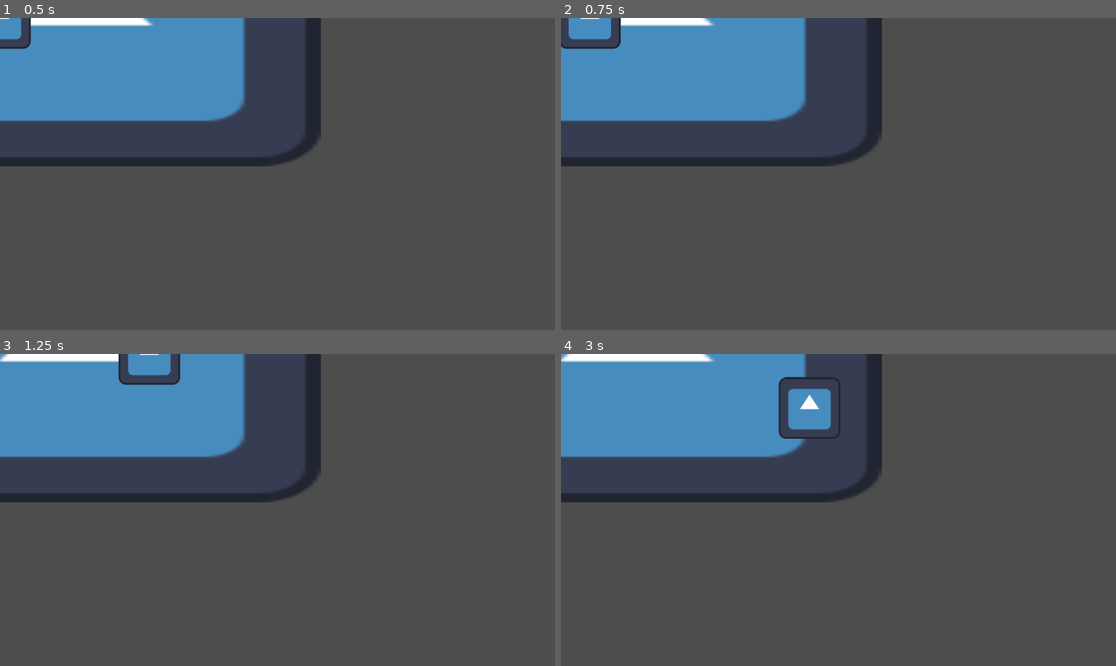
Above: before the commit, frames 1-4 (two rows, left to right).
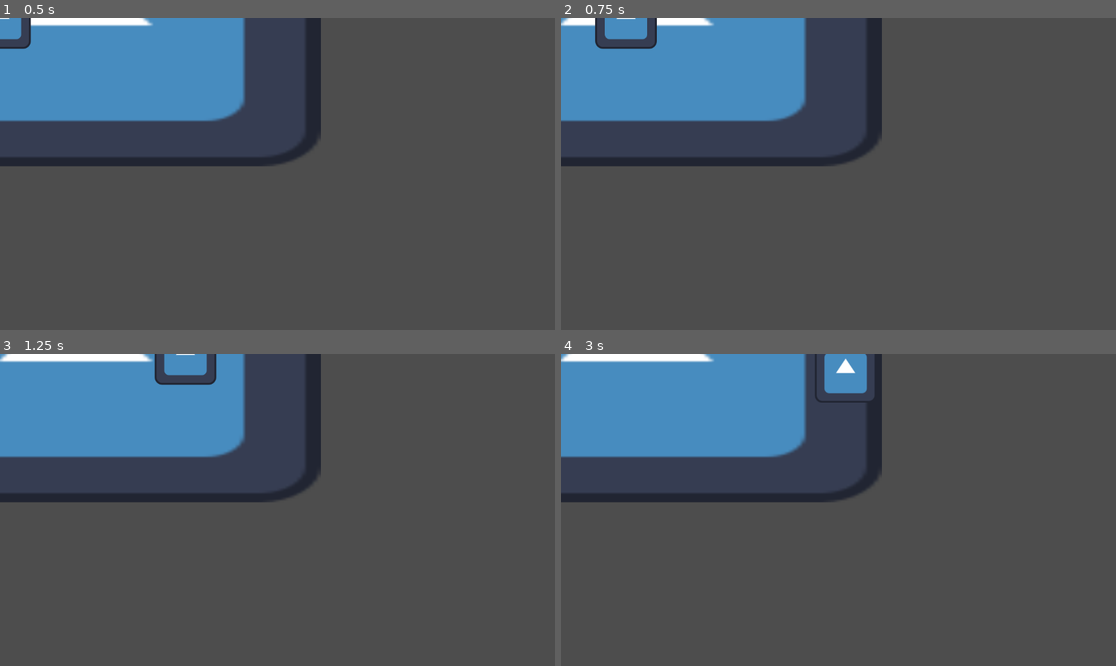
Above: after the commit, the same moments.

Repository: bigmonmulgrew/GodotJam70
Game: Godot game, scene res://Scenes/DELETEME.tscn
Two runs of this game, one before a commit and one after it. Both use one fixed random seed, a clock stepped at 60 frames per second and the inputs below. The project has no main scene, so this scene is started directly. The engine's default icon, where the game draws it, is replaced by a stand-in: a white triangle on a blue panel in a dark square.
Inputs:
- Up to frame 1 (0.5 s): no input
- Up to frame 2 (0.75 s): tap Enter at 0.5 s; hold D (move_right) from 0.53 s (still down); tap Shift (defensive_action) at 0.6 s
- Up to frame 3 (1.25 s): keep holding D (move_right)
- Up to frame 4 (3 s): release D (move_right) at 1.28 s; hold S (move_down) 1.28-2.03 s; tap Shift (defensive_action) at 1.35, 2.1, 2.85 s; hold D (move_right) 2.03-2.78 s; hold W (move_up) from 2.78 s (still down)

Frame 1 is identical in both runs. In frame 2, 1.2% of the frame differs, in the area x 0-18%, y 0-11%; in frame 3, 1.1%; in frame 4, 2.5%, in the area x 39-57%, y 0-28%.

Commit message:
Reworked Dash to use flat dash value
Dash speed now is a flat movement rather than scaling current velocity

Diff:
--- a/Scripts/Components/DashComponent.gd
+++ b/Scripts/Components/DashComponent.gd
@@ -1,7 +1,7 @@
 extends Node
 
 ## Dash speed as a float
-@export var dash_speed: float = 10;
+@export var dash_speed: float = 5000;
 ## Dash immunity time as a float
 @export var immune_time: float = 0.1
 ## Dash cooldown time as a float
@@ -31,7 +31,7 @@
 			var prev_max_vel = movement_component.max_speed
 			movement_component.max_speed = 100000
 			health_component.add_immunity(immune_time)
-			parent_component.velocity = parent_component.velocity * dash_speed
+			parent_component.velocity = parent_component.velocity.normalized() * dash_speed
 			movement_component.max_speed = prev_max_vel
 
 			# No more dashing ;-;
